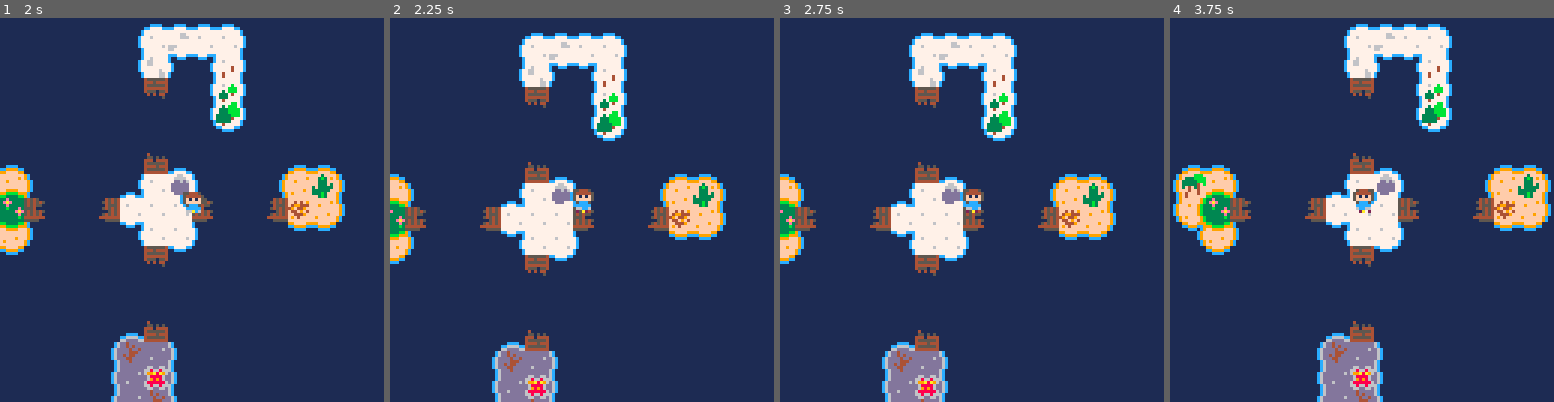
Above: before the commit, frames 1-4 (left to right).
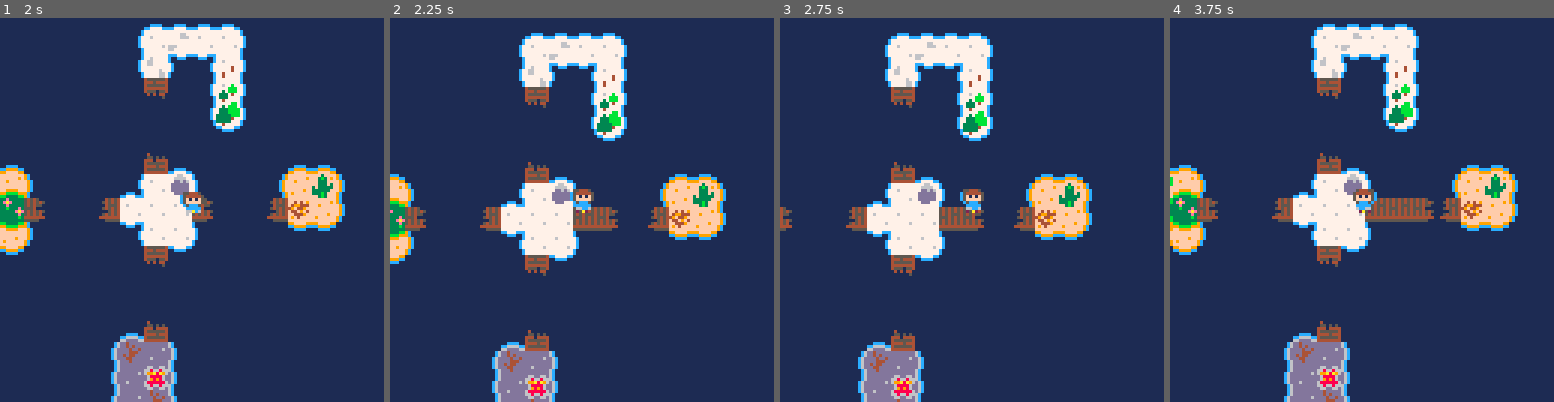
Above: after the commit, the same moments.

Repository: git2358/ggj19re
Game: PICO-8 cartridge cobsgame.p8
The game is run twice, just before and just after one commit, with the same random seed, the same clock (stepped at 60 frames per second) and the same inputs.
Inputs:
- Up to frame 1 (2 s): tap O (Z key) at 0.7, 1.7 s; hold Right from 1.6 s (still down)
- Up to frame 2 (2.25 s): release Right at 2.1 s; tap O (Z key) at 2.1 s; hold Up from 2.15 s (still down)
- Up to frame 3 (2.75 s): release Up at 2.42 s; hold Right from 2.47 s (still down); tap O (Z key) at 2.5 s
- Up to frame 4 (3.75 s): tap O (Z key) at 2.9, 3.3, 3.7 s; release Right at 3.03 s; hold Left 3.08-3.58 s; hold Down from 3.63 s (still down)

Frame 1 is identical in both runs. In frame 2, 0.4% of the frame differs, in the area x 50-60%, y 49-56%; in frame 3, 17%; in frame 4, 24%, in the area x 0-100%, y 1-100%.

Commit message:
Build bridges!

Diff:
--- a/cobsgame.p8
+++ b/cobsgame.p8
@@ -23,7 +23,7 @@
 
 function _update()
 
-	-- player
+	-- player movement
 	local px0,py0=px,py
 	local wsh=btn(0)==btn(1)
 	local wsv=btn(2)==btn(3)
@@ -87,21 +87,54 @@
 	end
 
 	-- half collision
-	local fn,f0,f1,f2
-	fn=0
-	f0=fget(mget(ptx,pty),0)
-	f1=fget(mget(ptx,pty),1)
-	f2=fget(mget(ptx,pty),2)
-	if (f0) fn+=4
-	if (f1) fn+=2
-	if (f2) fn+=1
+	local t=mget(ptx,pty)
+	local fn=0
+	if (fget(t,0)) fn+=4
+	if (fget(t,1)) fn+=2
+	if (fget(t,2)) fn+=1
 	if (fn==1) px=min(px,ptx*8+3)
 	if (fn==2) px=max(px,ptx*8+5)
 	if (fn==5) py=min(py,pty*8+3)
 	if (fn==6) py=max(py,pty*8+5)
 
 	-- bridges
-
+	f0=fget(t,0)
+	f1=fget(t,1)
+	f2=fget(t,2)
+	if btn(4) and f1!=f2 then
+		if fn==1 then
+			mset(ptx,pty,t-16)
+			if mget(ptx+1,pty)==t-32 then
+				mset(ptx+1,pty,t-16)
+			else
+				mset(ptx+1,pty,t)
+			end
+		end
+		if fn==2 then
+			mset(ptx,pty,t+16)
+			if mget(ptx-1,pty)==t+32 then
+				mset(ptx-1,pty,t+16)
+			else
+				mset(ptx-1,pty,t)
+			end
+		end
+		if fn==5 then
+			mset(ptx,pty,t-16)
+			if mget(ptx,pty+1)==t-32 then
+				mset(ptx,pty+1,t-16)
+			else
+				mset(ptx,pty+1,t)
+			end
+		end
+		if fn==6 then
+			mset(ptx,pty,t+16)
+			if mget(ptx,pty-1)==t+32 then
+				mset(ptx,pty-1,t+16)
+			else
+				mset(ptx,pty-1,t)
+			end
+		end
+	end
 
 	-- camera
 	if (band(ps,1)) ctx,cty=px,py
